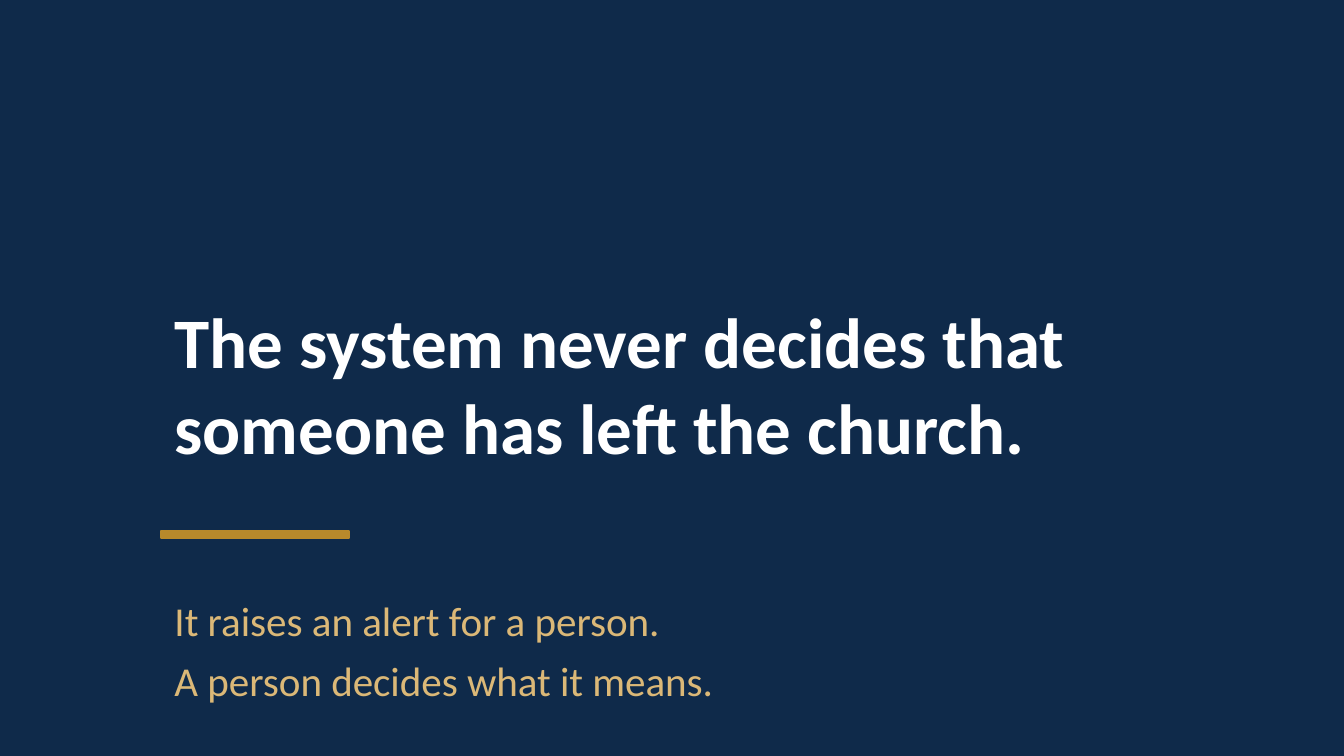
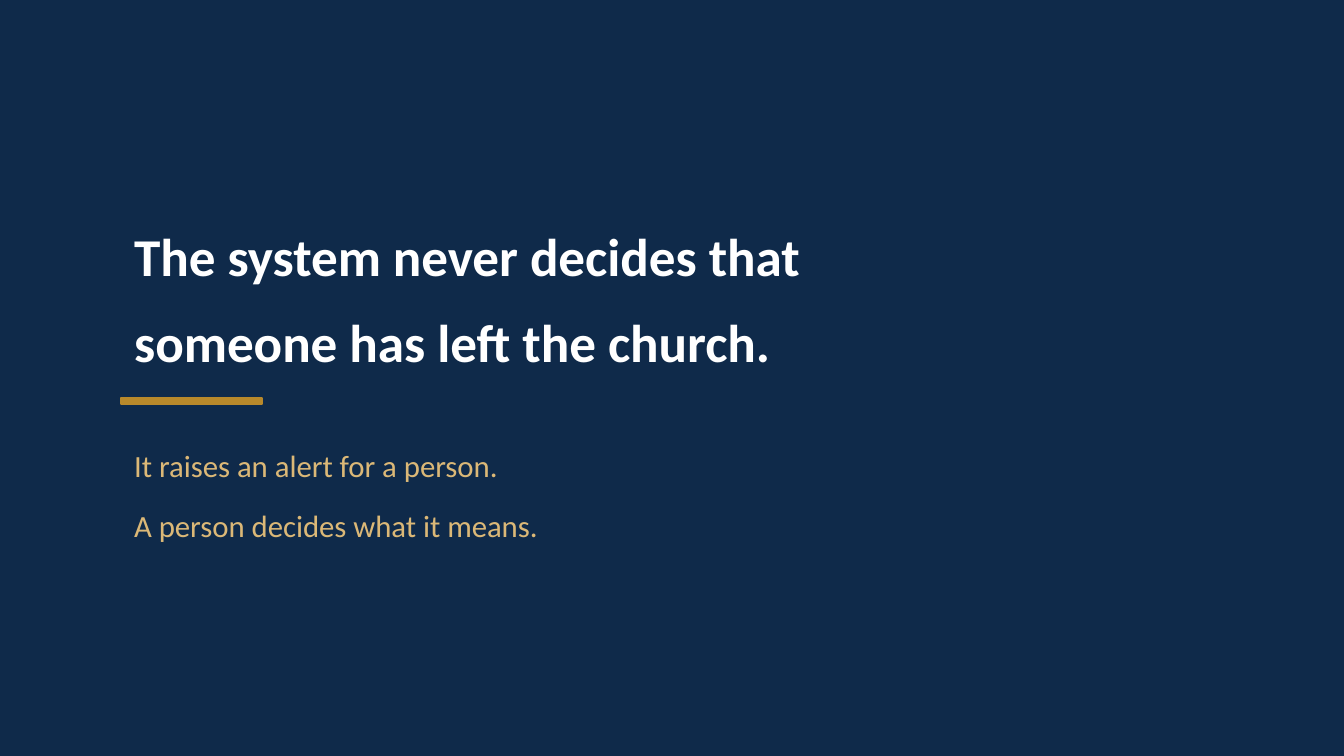
Before and after one commit to nhanhayhaw/ChurchCONNECT, a slide deck: slide 10 of docs/ChurchConnect-Leadership-Presentation.pptx. Drawn at 1344x756 pixels with LibreOffice and Linux fonts; fonts in the diff are those of the drawing. Boxes give left, top, right and bottom in pixels: in the first picture for what was removed or moved away, otherwise in the second. Text is boxed around its words. In the diff, an @@ line names an element or a change of style, - is before the commit and + after.

```diff
--- a/docs/ChurchConnect-Leadership-Presentation.pptx
+++ b/docs/ChurchConnect-Leadership-Presentation.pptx
@@ text "The system never decides that": place and size @@
-text "The system never decides that" at box(174, 318, 1065, 455)
+text "The system never decides that" at box(134, 238, 800, 363)
@@ text "The system never decides that" at box(134, 238, 800, 363): size 38 to 28.5 pt @@
@@ rectangle: place and size @@
-rectangle at box(161, 531, 349, 539)
+rectangle at box(121, 398, 262, 403)
@@ text "It raises an alert for ...": place and size @@
-text "It raises an alert for ..." at box(174, 607, 713, 703)
+text "It raises an alert for ..." at box(134, 455, 537, 542)
@@ text "It raises an alert for ..." at box(134, 455, 537, 542): size 22 to 16.5 pt @@
```
Also in this commit, not shown: 21 other slides changed, 5 other files.
